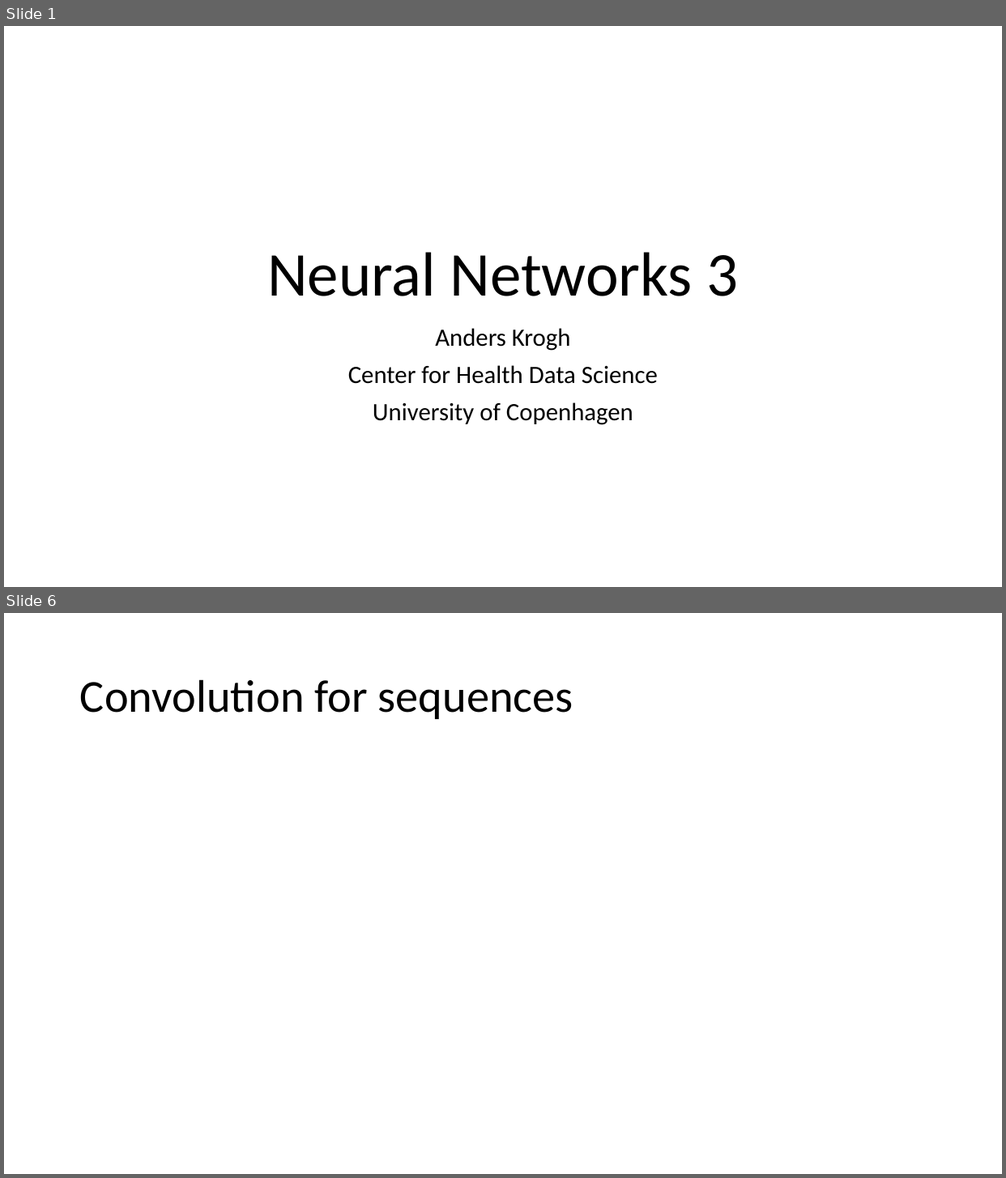
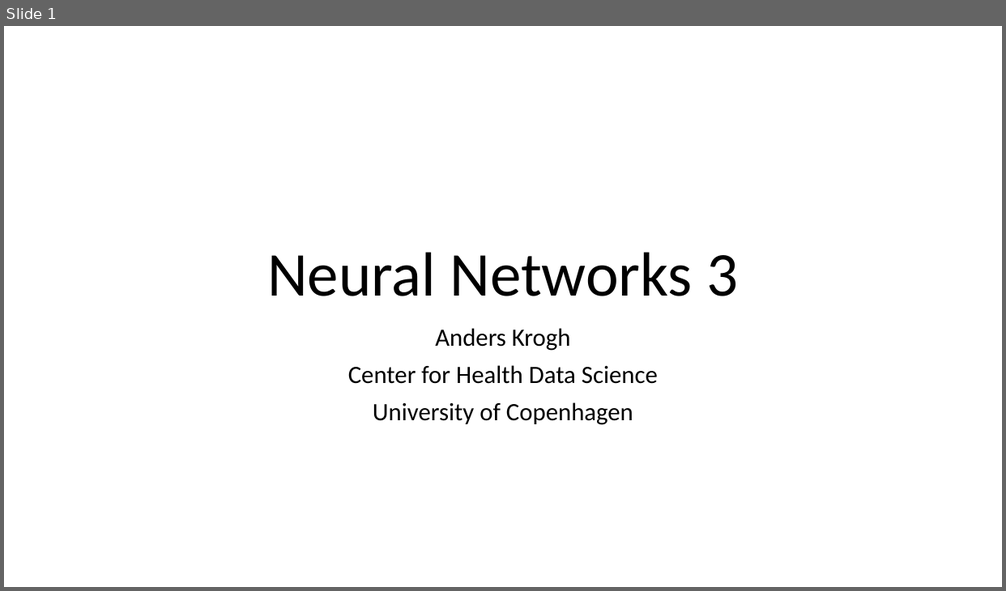
Before and after one commit to Center-for-Health-Data-Science/IntroToML, a slide deck: Day2/NNintro3.pptx. Shown one above the other, each under a label of ours: slides 1 and 6 before the commit, slide 1 after it; the slides between them are not shown. The pictures are 1006x1178 and 1006x591 pixels, drawn with LibreOffice and Linux fonts; fonts in the diff are those of the drawing. Boxes give left, top, right and bottom in pixels: in the first picture for what was removed or moved away, otherwise in the second. Text is boxed around its words. In the diff, an @@ line names an element or a change of style, - is before the commit and + after.

```diff
--- a/Day2/NNintro3.pptx
+++ b/Day2/NNintro3.pptx
@@ slide 6 removed at (x1=4, y1=613, x2=1002, y2=1174), background #FFFFFF @@
@@ title removed at (x1=80, y1=679, x2=573, y2=719) @@
-Convolution for sequences
```
Also in this commit, not shown: 7 slides added, 5 other slides removed, 5 other files.
